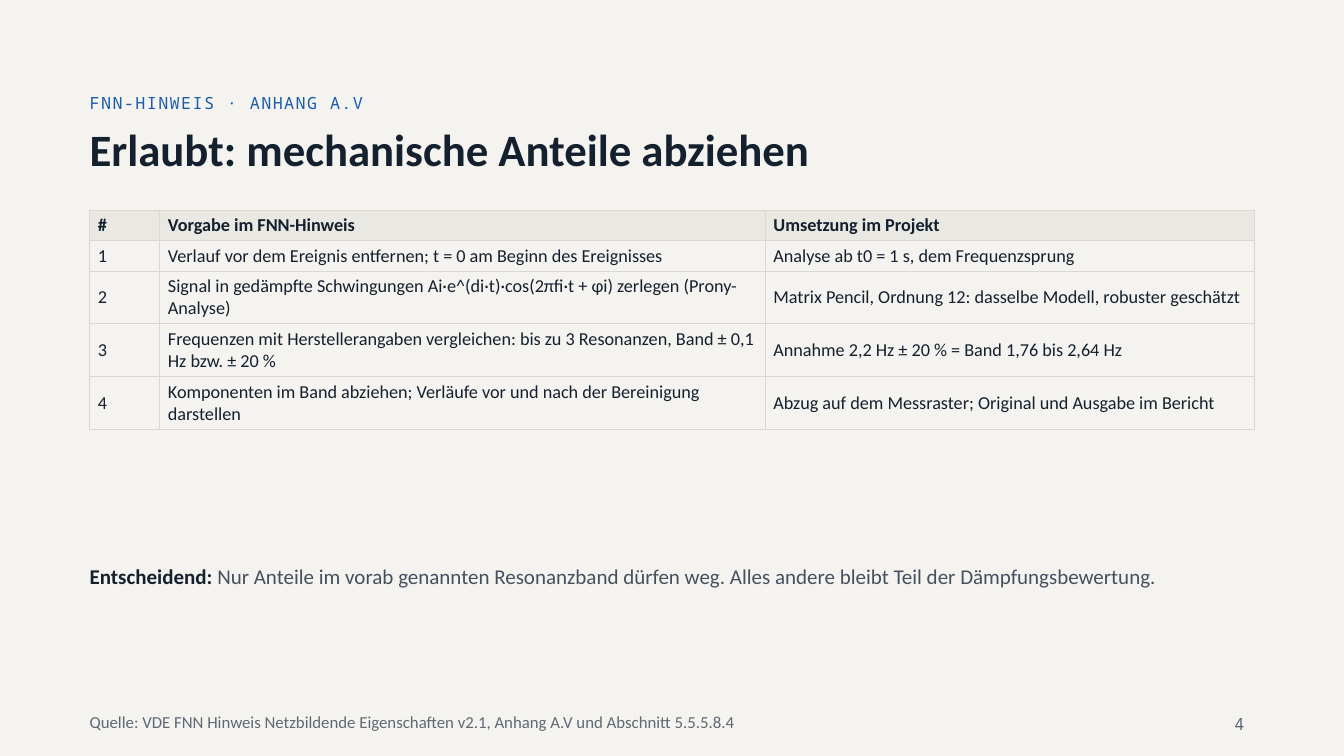
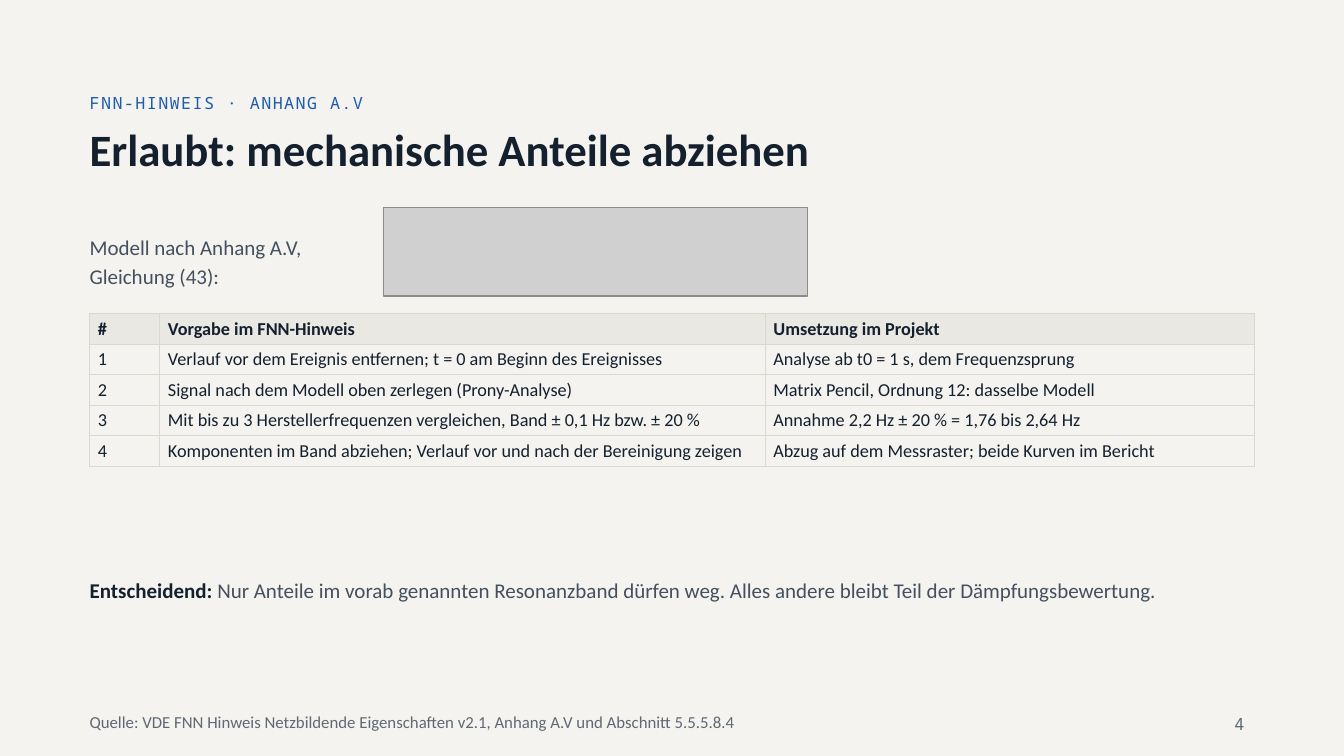
Before and after one commit to relaytoroot/prony_matrix_pencil_filter, a slide deck: slide 4 of docs/praesentation/Ergebnisse_Matrix_Pencil_Arbeitsfassung.pptx. Drawn at 1344x756 pixels with LibreOffice and Linux fonts; fonts in the diff are those of the drawing; grey boxes stand for pictures. Boxes give left, top, right and bottom in pixels: in the first picture for what was removed or moved away, otherwise in the second. Text is boxed around its words. In the diff, an @@ line names an element or a change of style, - is before the commit and + after.

```diff
--- a/docs/praesentation/Ergebnisse_Matrix_Pencil_Arbeitsfassung.pptx
+++ b/docs/praesentation/Ergebnisse_Matrix_Pencil_Arbeitsfassung.pptx
@@ picture added at <box>384,208,809,296</box> @@
@@ text added at <box>90,240,301,288</box>, 15 pt, text #44505E @@
+Modell nach Anhang A.V, Gleichung (43):
@@ table at <box>90,314,1254,464</box> @@
-row 3, column 2: Signal in gedämpfte Schwingungen Ai·e^(di·t)·cos(2πfi·t + φi) zerlegen (Prony-Analyse)
+row 3, column 2: Signal nach dem Modell oben zerlegen (Prony-Analyse)
-row 3, column 3: Matrix Pencil, Ordnung 12: dasselbe Modell, robuster geschätzt
+row 3, column 3: Matrix Pencil, Ordnung 12: dasselbe Modell
-row 4, column 2: Frequenzen mit Herstellerangaben vergleichen: bis zu 3 Resonanzen, Band ± 0,1 Hz bzw. ± 20 %
+row 4, column 2: Mit bis zu 3 Herstellerfrequenzen vergleichen, Band ± 0,1 Hz bzw. ± 20 %
-row 4, column 3: Annahme 2,2 Hz ± 20 % = Band 1,76 bis 2,64 Hz
+row 4, column 3: Annahme 2,2 Hz ± 20 % = 1,76 bis 2,64 Hz
-row 5, column 2: Komponenten im Band abziehen; Verläufe vor und nach der Bereinigung darstellen
+row 5, column 2: Komponenten im Band abziehen; Verlauf vor und nach der Bereinigung zeigen
-row 5, column 3: Abzug auf dem Messraster; Original und Ausgabe im Bericht
+row 5, column 3: Abzug auf dem Messraster; beide Kurven im Bericht
@@ table: place and size @@
-table at <box>90,210,1254,424</box>
+table at <box>90,314,1254,464</box>
@@ text "Entscheidend: Nur Anteile im vorab ...": place and size @@
-text "Entscheidend: Nur Anteile im vorab ..." at <box>90,569,1155,588</box>
+text "Entscheidend: Nur Anteile im vorab ..." at <box>90,583,1155,602</box>
```
Also in this commit, not shown: 7 other slides changed, 2 slides added.
